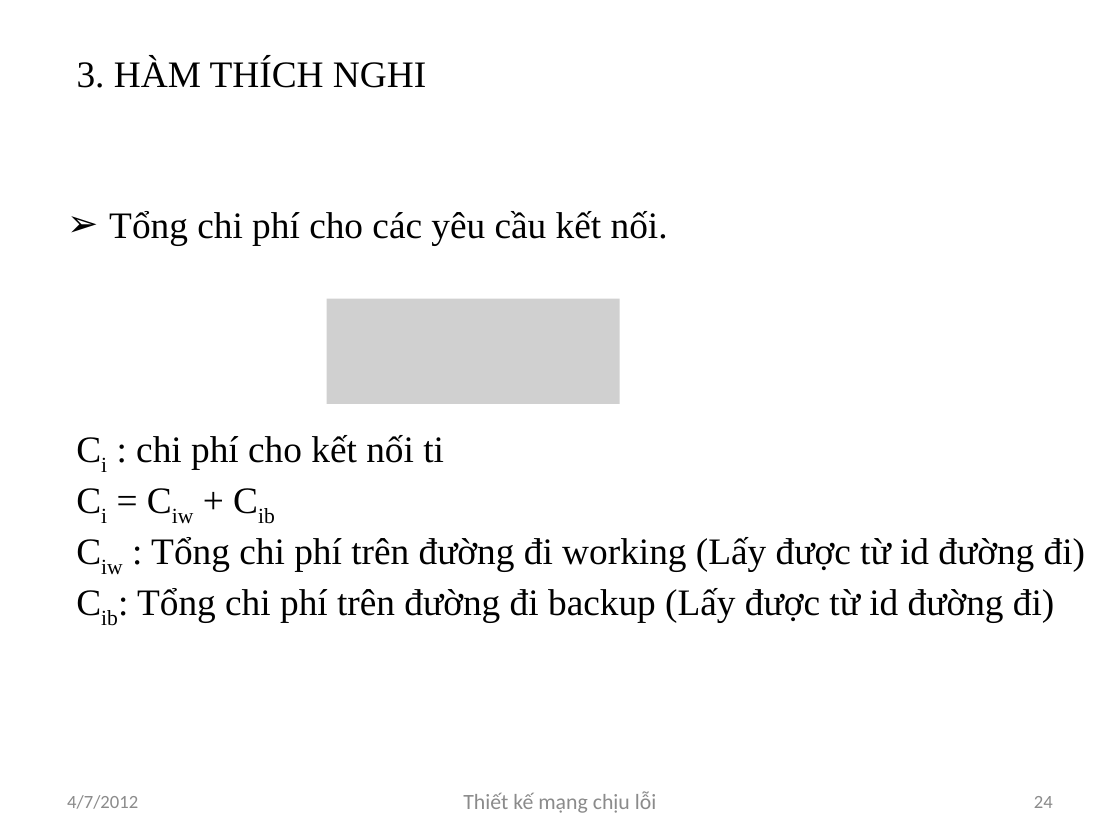
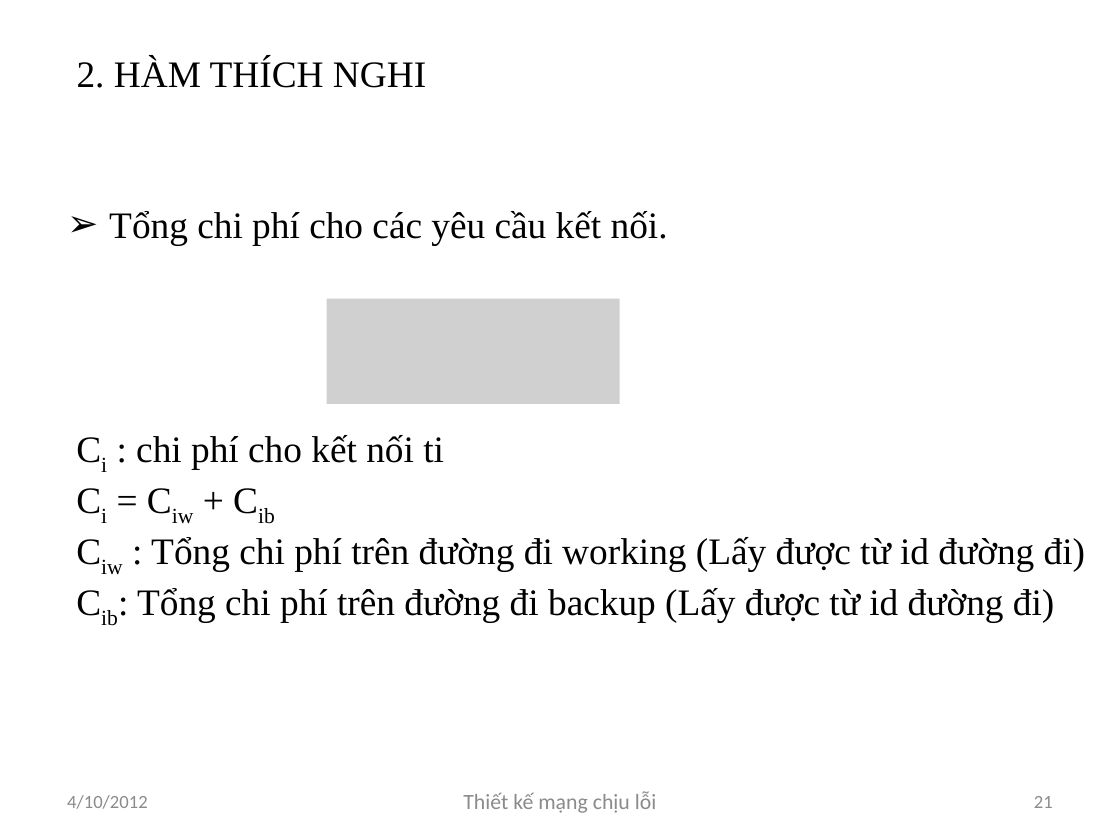
Before and after one commit to luongnv89/GAMSOND, a slide deck: slide 21 of Presents/Luongnv.Intro6.0.pptx (slide 24 before the commit). Drawn at 1120x840 pixels with LibreOffice and Linux fonts; fonts in the diff are those of the drawing; grey boxes stand for pictures. Boxes give left, top, right and bottom in pixels: in the first picture for what was removed or moved away, otherwise in the second. Text is boxed around its words. In the diff, an @@ line names an element or a change of style, - is before the commit and + after.

```diff
--- a/Presents/Luongnv.Intro6.0.pptx
+++ b/Presents/Luongnv.Intro6.0.pptx
@@ title at [77, 58, 426, 88]: text changed @@
-3. HÀM THÍCH NGHI
+2. HÀM THÍCH NGHI
@@ text at [67, 795, 148, 809]: text changed @@
-4/7/2012
+4/10/2012
@@ page number at [1034, 796, 1053, 808]: text changed @@
-24
+21
```
Also in this commit, not shown: 35 other slides changed, 18 other files.
